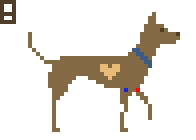
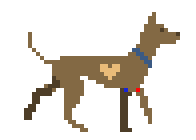
Comparing the layer stacks of the two 196×140 images. Changes:
painted on "圖層 複本 #4" over 0, 0, 152, 132
hid "圖層 複本 #2", painted on it over 0, 0, 152, 132
hid "圖層 複本 #1", painted on it over 0, 0, 152, 132
hid "圖層 複本 #7", painted on it over 0, 0, 152, 132
hid "圖層 複本 #10", painted on it over 0, 0, 152, 132
hid "圖層 複本 #8", painted on it over 0, 0, 152, 132
hid "圖層 複本 #9", painted on it over 0, 0, 152, 132
hid "圖層", painted on it over 0, 0, 152, 132
